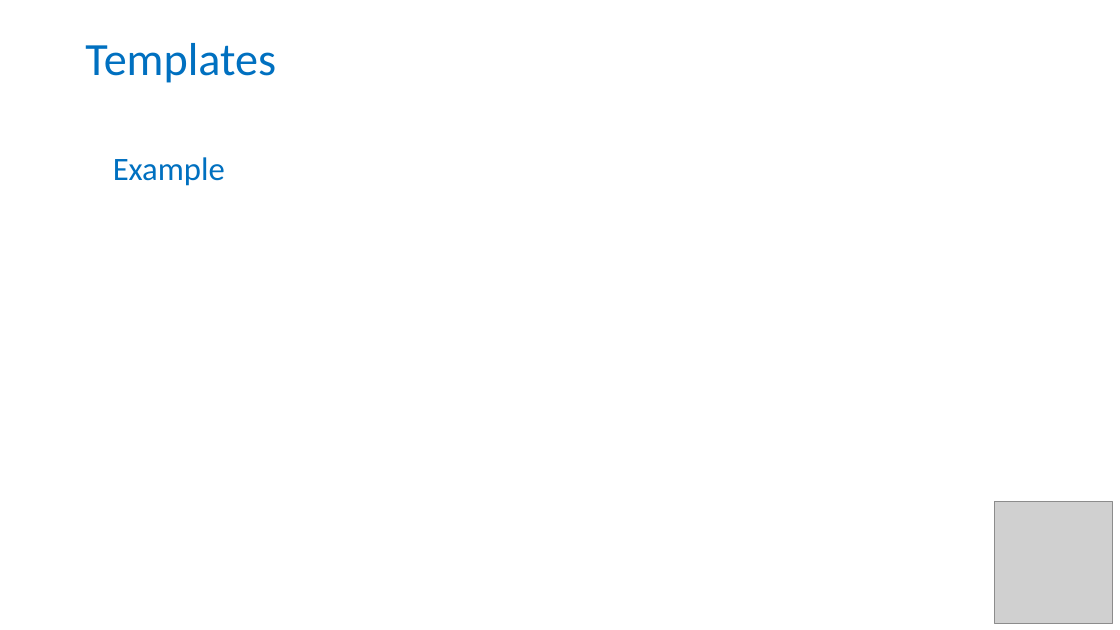
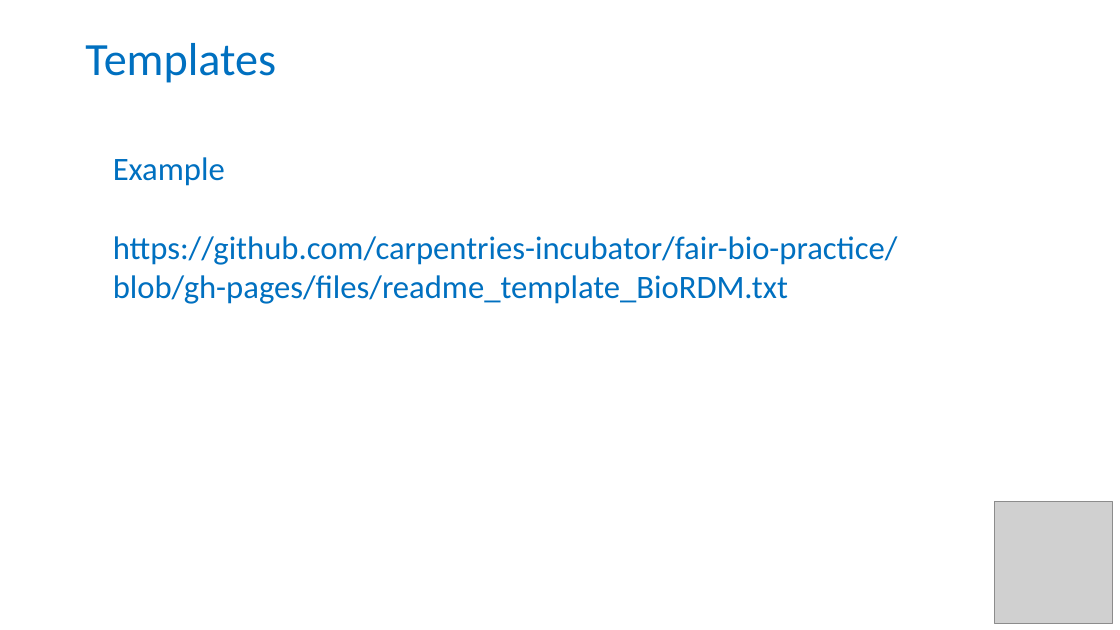
Before and after one commit to carpentries-incubator/fair-bio-practice, a slide deck: slide 4 of instructors/12-Templates.pptx. Drawn at 1120x630 pixels with LibreOffice and Linux fonts; fonts in the diff are those of the drawing; grey boxes stand for pictures. Boxes give left, top, right and bottom in pixels: in the first picture for what was removed or moved away, otherwise in the second. Text is boxed around its words. In the diff, an @@ line names an element or a change of style, - is before the commit and + after.

Commit message:
added example link

```diff
--- a/instructors/12-Templates.pptx
+++ b/instructors/12-Templates.pptx
@@ text at bbox=[113, 236, 898, 304]: paragraph added @@
+https://github.com/carpentries-incubator/fair-bio-practice/blob/gh-pages/files/readme_template_BioRDM.txt
```
